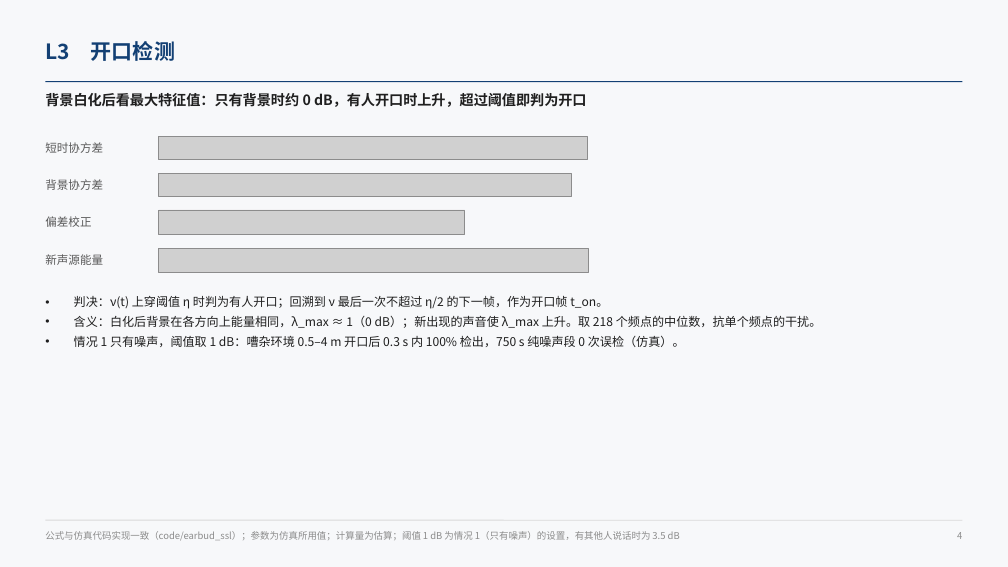
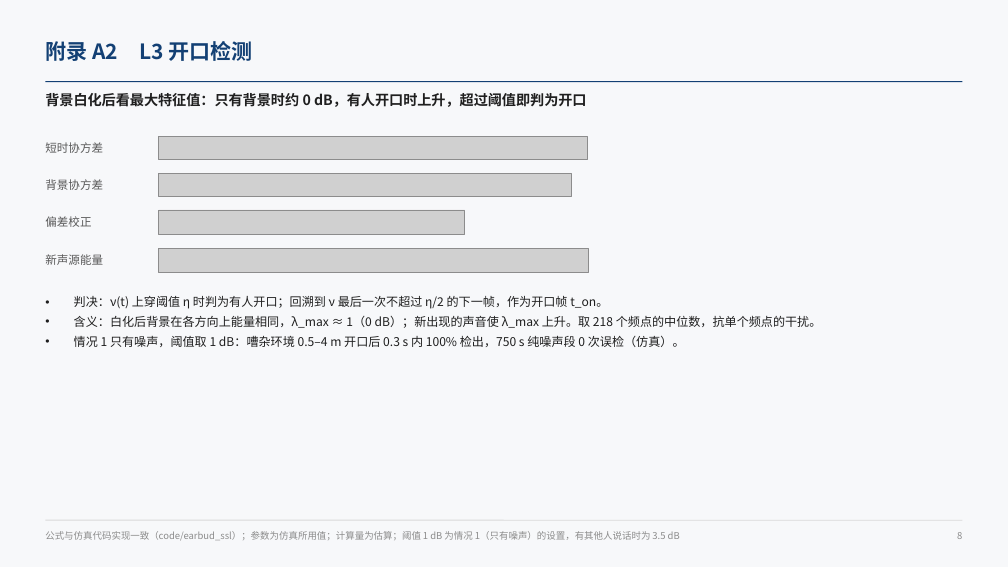
Before and after one commit to ZeroFoxxi/ssl-scene1, a slide deck: slide 8 of 02_耳机声源定位/耳机声源定位_情况1算法实现.pptx (slide 4 before the commit). Drawn at 1008x567 pixels with LibreOffice and Linux fonts; fonts in the diff are those of the drawing; grey boxes stand for pictures. Boxes give left, top, right and bottom in pixels: in the first picture for what was removed or moved away, otherwise in the second. Text is boxed around its words. In the diff, an @@ line names an element or a change of style, - is before the commit and + after.

```diff
--- a/02_耳机声源定位/耳机声源定位_情况1算法实现.pptx
+++ b/02_耳机声源定位/耳机声源定位_情况1算法实现.pptx
@@ text at (45, 41, 252, 61): text changed @@
-L3 开口检测
+附录 A2 L3 开口检测
```
Also in this commit, not shown: 6 other slides changed, 3 slides added, 8 other files.
